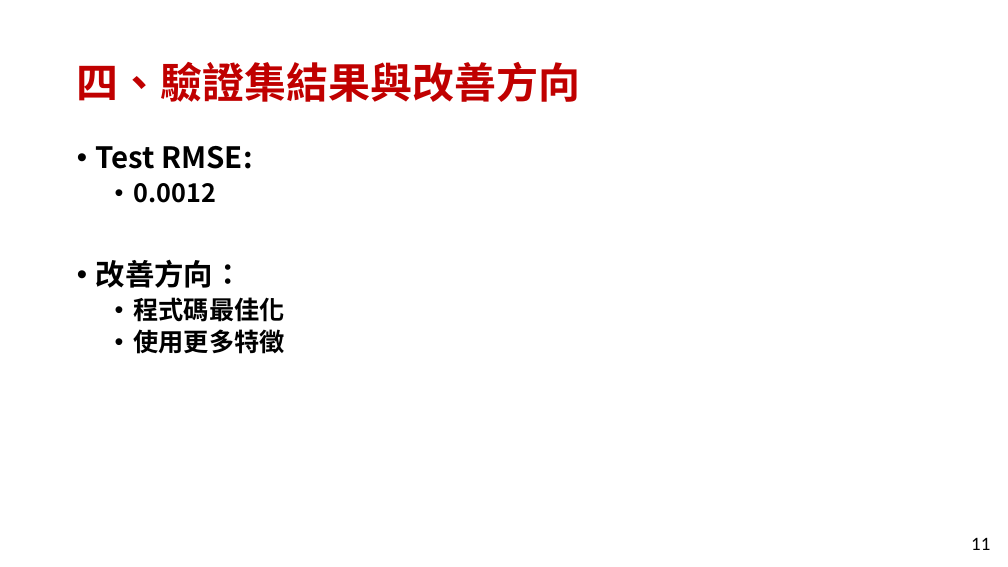
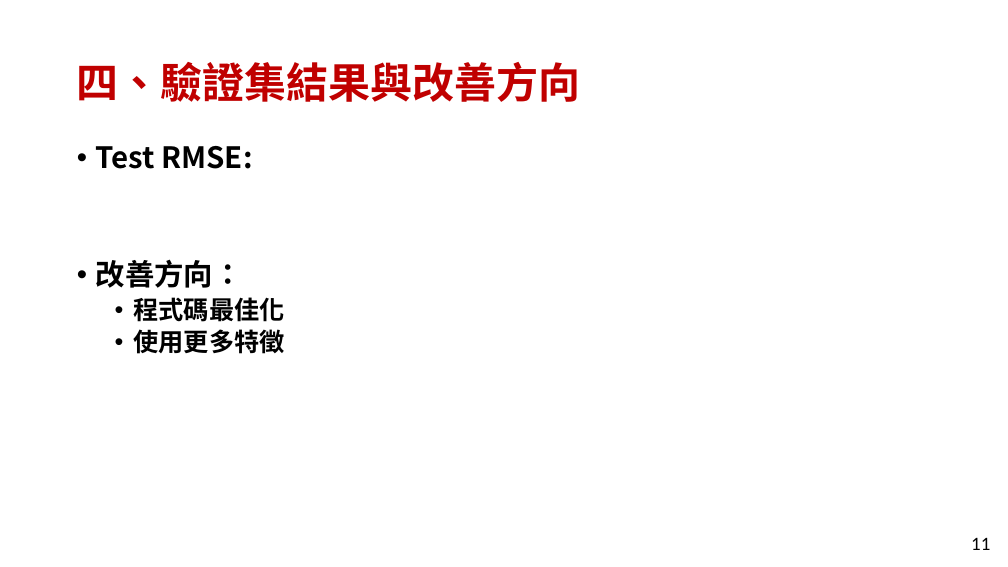
Before and after one commit to FuJasmine/imbd2022final, a slide deck: slide 11 of imbd2022final-ProjectB/111052_projectB_report.pptx. Drawn at 1008x567 pixels with LibreOffice and Linux fonts; fonts in the diff are those of the drawing. Boxes give left, top, right and bottom in pixels: in the first picture for what was removed or moved away, otherwise in the second. Text is boxed around its words. In the diff, an @@ line names an element or a change of style, - is before the commit and + after.

```diff
--- a/imbd2022final-ProjectB/111052_projectB_report.pptx
+++ b/imbd2022final-ProjectB/111052_projectB_report.pptx
@@ text at (x1=134, y1=183, x2=217, y2=203): paragraph removed @@
-  • 0.0012
```
Also in this commit, not shown: 2 other slides changed, 11 other files.
